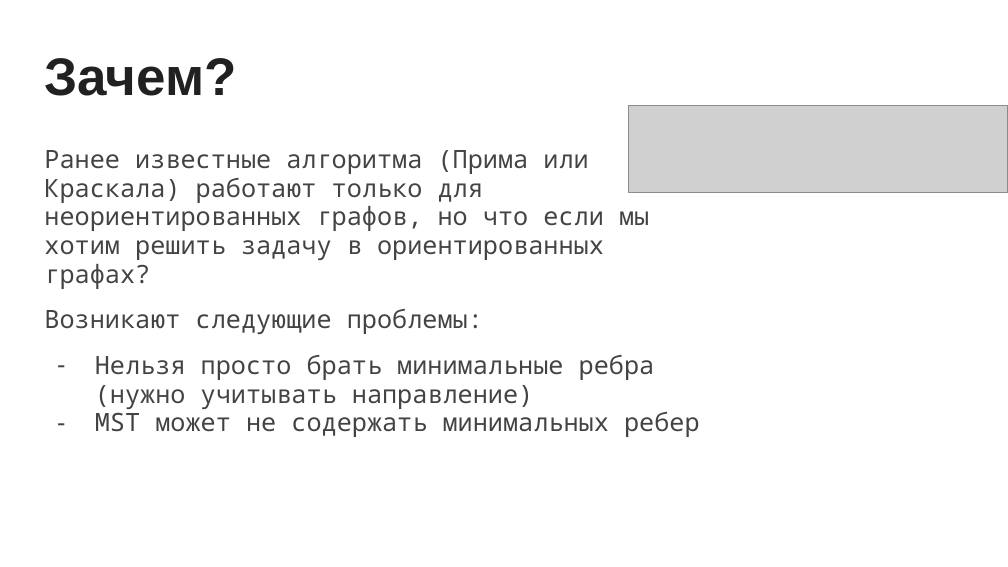
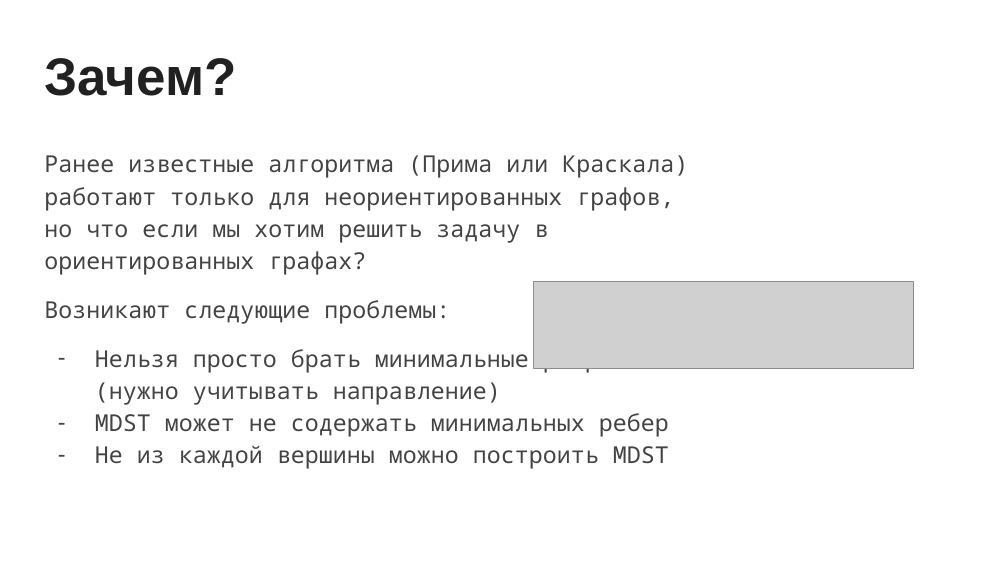
Before and after one commit to Alexander-Snigirev/AltExam, a slide deck: slide 4 of theory/presentation.pptx. Drawn at 1008x567 pixels with LibreOffice and Linux fonts; fonts in the diff are those of the drawing; grey boxes stand for pictures. Boxes give left, top, right and bottom in pixels: in the first picture for what was removed or moved away, otherwise in the second. Text is boxed around its words. In the diff, an @@ line names an element or a change of style, - is before the commit and + after.

```diff
--- a/theory/presentation.pptx
+++ b/theory/presentation.pptx
@@ text at (44, 155, 688, 405): size 18 to 16.6 pt in "Ранее известные алгоритма (Прима или Краскала) работают ...", "Возникают следующие проблемы:", "Нельзя просто брать минимальные ребра (нужно учитывать ..."; line spacing 0.95 to 1.15; indent changed @@
@@ picture: place and size @@
-picture at (628, 106, 1008, 193)
+picture at (533, 282, 913, 369)
@@ text at (95, 413, 669, 469): text changed; size 18 to 16.6 pt @@
-– MST может не содержать минимальных ребер
+– MDST может не содержать минимальных ребер
+– Не из каждой вершины можно построить MDST
```
Also in this commit, not shown: 8 other slides changed, 1 slide added, 1 other file.
